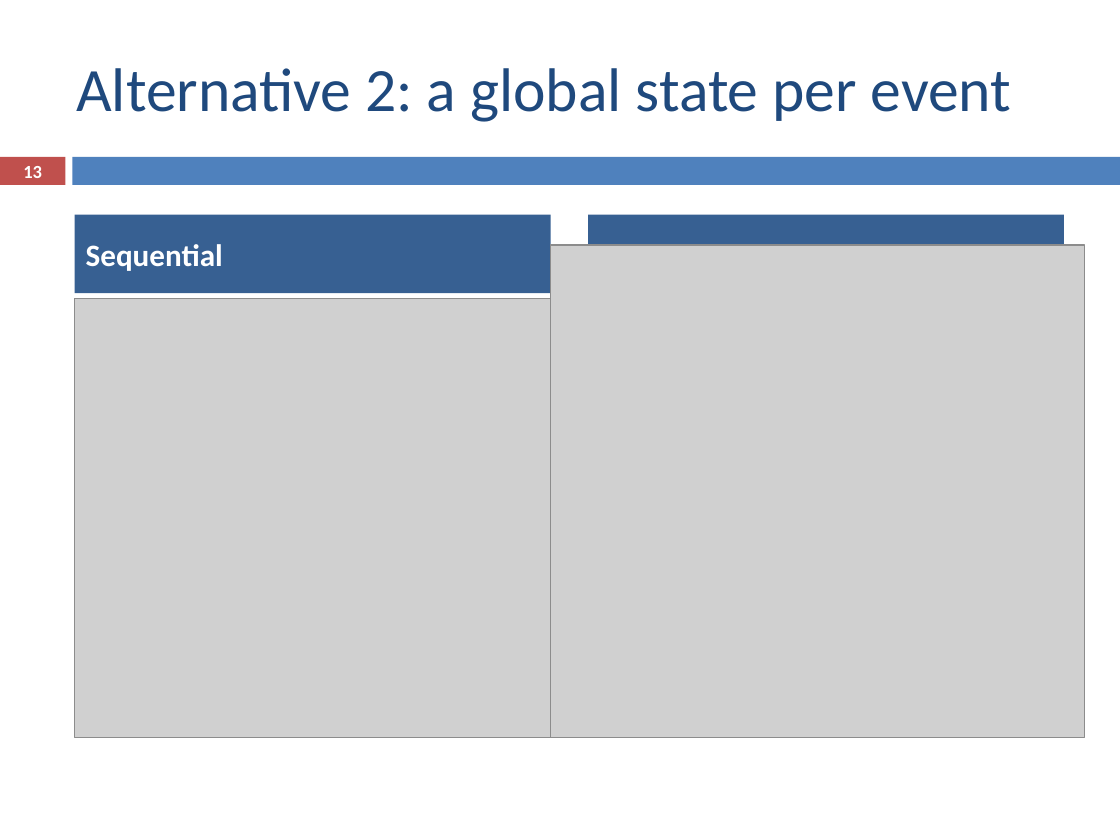
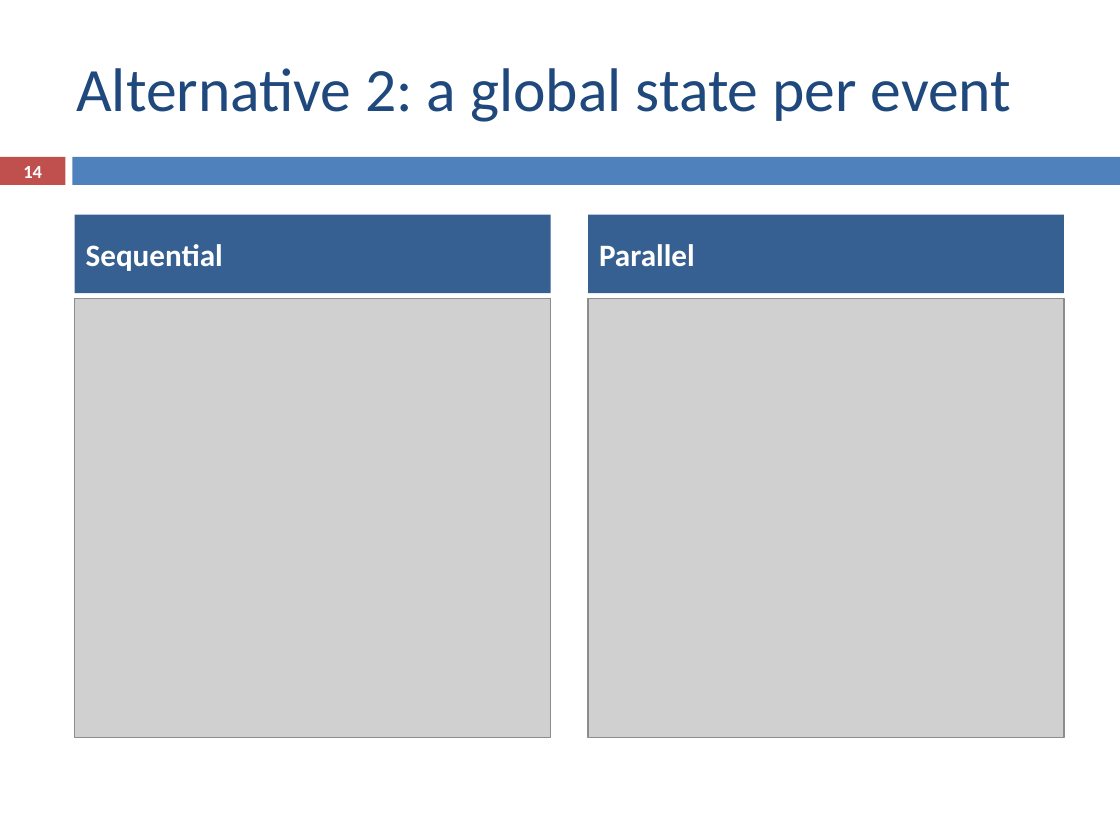
Before and after one commit to ampereira/mscthesis-liptool, a slide deck: slide 14 of doc/partial presentation/partial_presentation.pptx (slide 13 before the commit). Drawn at 1120x840 pixels with LibreOffice and Linux fonts; fonts in the diff are those of the drawing; grey boxes stand for pictures. Boxes give left, top, right and bottom in pixels: in the first picture for what was removed or moved away, otherwise in the second. Text is boxed around its words. In the diff, an @@ line names an element or a change of style, - is before the commit and + after.

```diff
--- a/doc/partial presentation/partial_presentation.pptx
+++ b/doc/partial presentation/partial_presentation.pptx
@@ page number at bbox=[23, 166, 42, 178]: text changed @@
-13
+14
@@ picture: place and size @@
-picture at bbox=[551, 245, 1085, 738]
+picture at bbox=[588, 299, 1064, 738]
```
Also in this commit, not shown: 7 other slides changed, 1 slide added, 1 slide removed, 12 other files.
